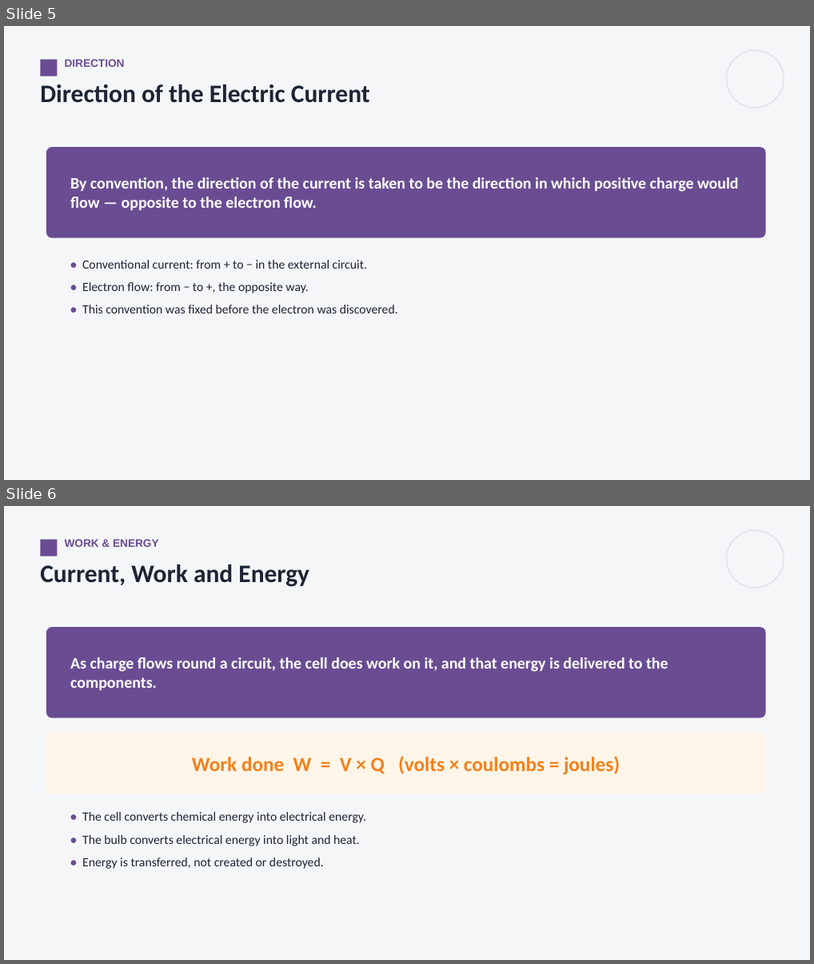
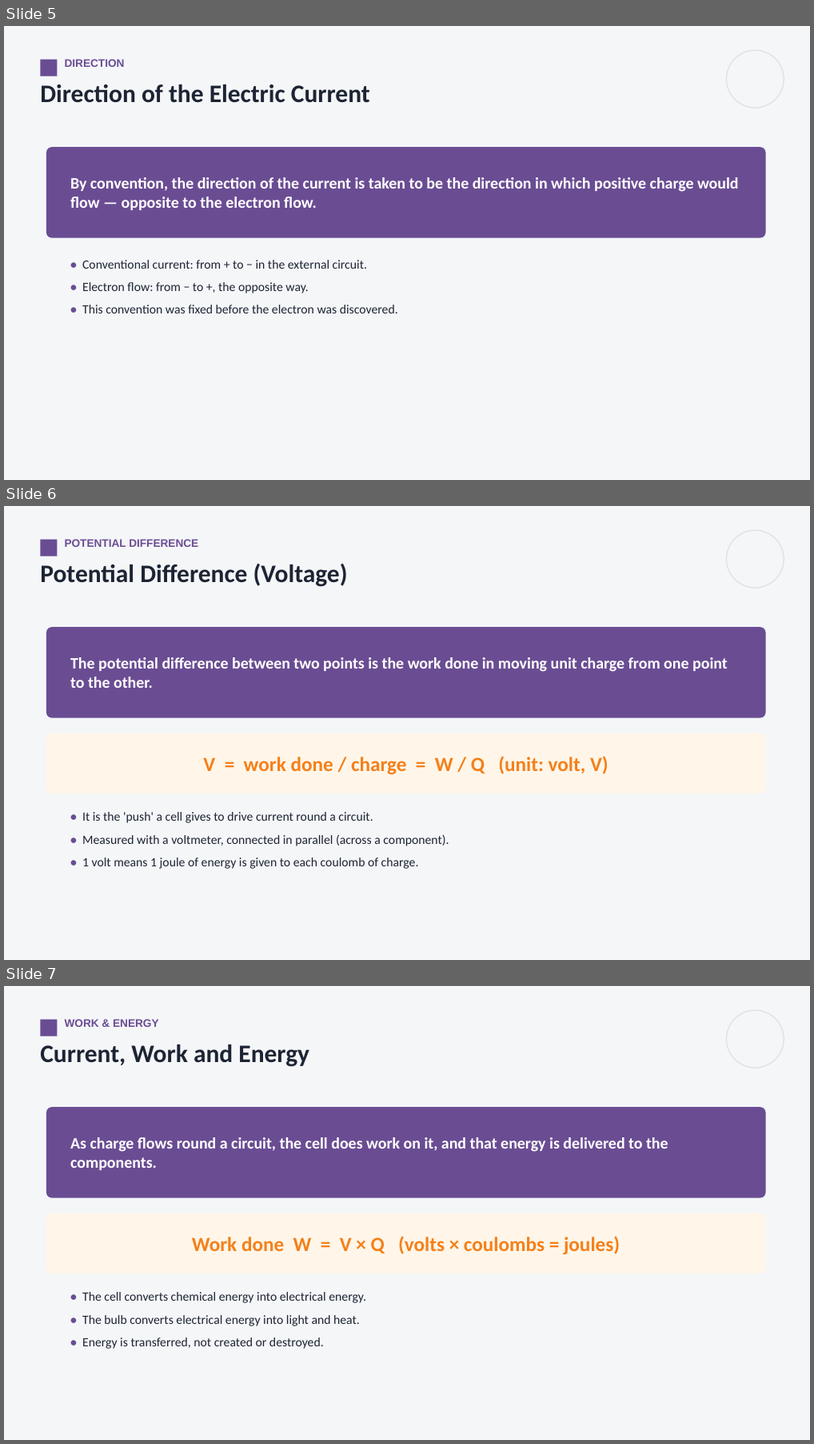
Before and after one commit to parmeshwars2911/MyFirstAR, a slide deck: ppt/Grade09/G9_S114_Current_Electricity_2.pptx. Shown one above the other, each under a label of ours: slides 5 and 6 before the commit, slides 5, 6 and 7 after it. The pictures are 814x964 and 814x1444 pixels, drawn with LibreOffice and Linux fonts; fonts in the diff are those of the drawing. Boxes give left, top, right and bottom in pixels: in the first picture for what was removed or moved away, otherwise in the second. Text is boxed around its words. In the diff, an @@ line names an element or a change of style, - is before the commit and + after.

```diff
--- a/ppt/Grade09/G9_S114_Current_Electricity_2.pptx
+++ b/ppt/Grade09/G9_S114_Current_Electricity_2.pptx
@@ slide 6 added at [4, 506, 810, 960], background #F4F6F8 @@
@@ rectangle added at [40, 540, 58, 556], fill #6A4C93 @@
@@ text added at [65, 539, 198, 547], 13 pt, text #6A4C93, bold @@
+POTENTIAL DIFFERENCE
@@ ellipse added at [727, 530, 784, 588], outline #DDE2E8 1.25 pt @@
@@ text added at [40, 564, 348, 587], 30 pt, text #1D2433, bold @@
+Potential Difference (Voltage)
@@ rounded rectangle added at [46, 627, 766, 718], fill #6A4C93 @@
@@ text added at [70, 657, 728, 688], 19 pt, text #FFFFFF, bold @@
+The potential difference between two points is the work done in moving unit charge from one point to the other.
@@ rounded rectangle added at [46, 733, 766, 793], fill #FFF6E9 @@
@@ text added at [203, 756, 609, 775], 24 pt, text #F4801A, bold @@
+V = work done / charge = W / Q (unit: volt, V)
@@ text added at [82, 812, 449, 868], 15 pt, text #1D2433 @@
+• It is the 'push' a cell gives to drive current round a circuit.
+• Measured with a voltmeter, connected in parallel (across a component).
+• 1 volt means 1 joule of energy is given to each coulomb of charge.
@@ what was slide 6 is now slide 7 @@
```
Also in this commit, not shown: 1 other slide added, 2 other files.
